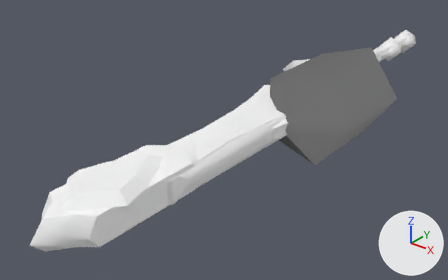
An edit to the glTF model docs/models/weapons/w14/042.glb, drawn before and after from the same camera.
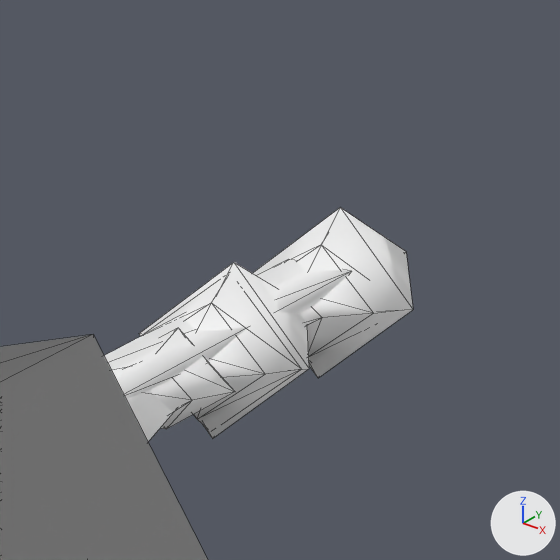
Each version is shown whole from a camera (50 mm lens) standing at (1.54, -3.07, 1.19) and looking at (-0.19, -0.9, -0.15), then close up on the part from 80% to 97% of the width and 0% to 28% of the height. The lights are fixed; the arrows at lower right show +X, +Y and +Z. The last two pictures show the newer version. The close-ups show mesh edges as thin lines. Vertices at exactly the same position are counted once.

The scene before the commit, as lines of its bpy script (objects in view):
```python
me_group_0 = bpy.data.meshes.new('Group[0]')
me_group_0.from_pydata(...)  # 206 vertices, 295 faces; spans x -0.27..0.23, y -1.8..0.44, z -0.07..0.07
# faces by material slot: [247, 48]
me_group_0.materials.append(mat_xfba_e1__m00_gaxe042_enva)  # white #ffffff
me_group_0.materials.append(mat_xfba_0__m00_gaxe042_emi)  # white #ffffff
me_group_1 = bpy.data.meshes.new('Group[1]')
me_group_1.from_pydata(...)  # 80 vertices, 105 faces; spans x -0.31..0.14, y -1.94..0.69, z -0.08..0.08
# faces by material slot: [28, 77]
me_group_1.materials.append(mat_xfba_e1__m00_gaxe042_enva)  # white #ffffff
me_group_1.materials.append(mat_xfb_0__m01_gaxe042_emi)  # white #ffffff
me_group_2 = bpy.data.meshes.new('Group[2]')
me_group_2.from_pydata(...)  # 90 vertices, 119 faces; spans x -0.31..0.14, y -1.94..0.91, z -0.08..0.08
me_group_2.materials.append(mat_xfba_e1__m00_gaxe042_enva)  # white #ffffff
ob_group_0 = bpy.data.objects.new('Group[0]', me_group_0)
ob_group_0.location = (0.0, 0.0, 0.0)
ob_group_1 = bpy.data.objects.new('Group[1]', me_group_1)
ob_group_1.location = (0.0, 0.0, 0.0)
ob_group_2 = bpy.data.objects.new('Group[2]', me_group_2)
ob_group_2.location = (0.0, 0.0, 0.0)
# also in view: 'Group[24]' at (0.16, -0.46, 0.0); 'Group[100]' at (-0.07, -0.7, 0.0)
```
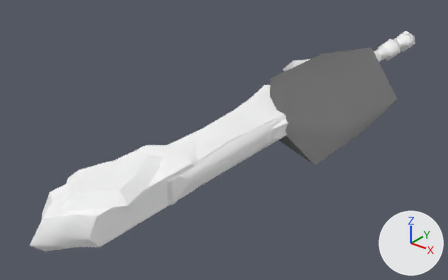
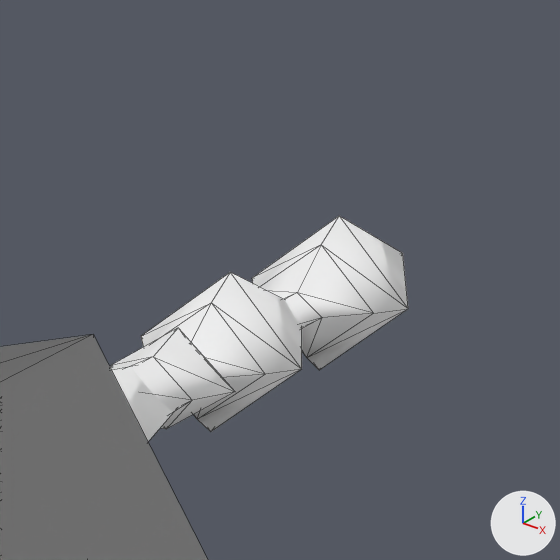
Pixel boxes [x1, y1, x2, y2] of what changed, in the close-ups (560 x 560 px):
```json
{"object": "Group[2]", "change": "reshaped", "before": [104, 208, 413, 399], "after": [252, 216, 408, 370]}
{"object": "Group[1]", "change": "reshaped", "before": [139, 262, 309, 438], "after": [141, 272, 302, 431]}
{"part": 2, "of": "me_group_2", "change": "deleted", "before": [104, 259, 352, 399]}
{"part": 3, "of": "me_group_2", "change": "cut back", "before": [253, 208, 413, 378], "after": [252, 216, 408, 370]}
```

The change, as JSON lines over the scene's bpy script:
```json
{"block": "me_group_1", "where": "# used by ob_group_1; location = (0.0, 0.0, 0.0)"}
{"op": "remove", "block": "me_group_1", "code": "me_group_1.from_pydata(...)  # 80 vertices, 105 faces; spans x -0.31..0.14, y -1.94..0.69, z -0.08..0.08"}
{"op": "add", "block": "me_group_1", "code": "me_group_1.from_pydata(...)  # 74 vertices, 97 faces; spans x -0.31..0.14, y -1.94..0.68, z -0.07..0.07"}
{"block": "me_group_1", "change": "me_group_1 part 1"}
{"block": "me_group_1", "change": "6 vertices are removed from x -0.08..0.08, y 0.43..0.69, z -0.08..0.08"}
{"block": "me_group_1", "change": "20 faces are deleted"}
{"block": "me_group_1", "change": "12 new faces join them, mat_xfba_e1__m00_gaxe042_enva (white #ffffff)"}
{"block": "me_group_2", "where": "# used by ob_group_2; location = (0.0, 0.0, 0.0)"}
{"op": "remove", "block": "me_group_2", "code": "me_group_2.from_pydata(...)  # 90 vertices, 119 faces; spans x -0.31..0.14, y -1.94..0.91, z -0.08..0.08"}
{"op": "add", "block": "me_group_2", "code": "me_group_2.from_pydata(...)  # 78 vertices, 105 faces; spans x -0.31..0.14, y -1.94..0.9, z -0.07..0.07"}
{"block": "me_group_2", "change": "me_group_2 part 2: the loose piece of 6 vertices spanning x -0.03..0.03, y 0.24..0.71, z -0.02..0.03 is deleted"}
{"block": "me_group_2", "change": "me_group_2 part 3"}
{"block": "me_group_2", "change": "6 vertices are removed from x -0.08..0.08, y 0.65..0.91, z -0.08..0.08"}
{"block": "me_group_2", "change": "20 faces are deleted"}
{"block": "me_group_2", "change": "12 new faces join them"}
```
